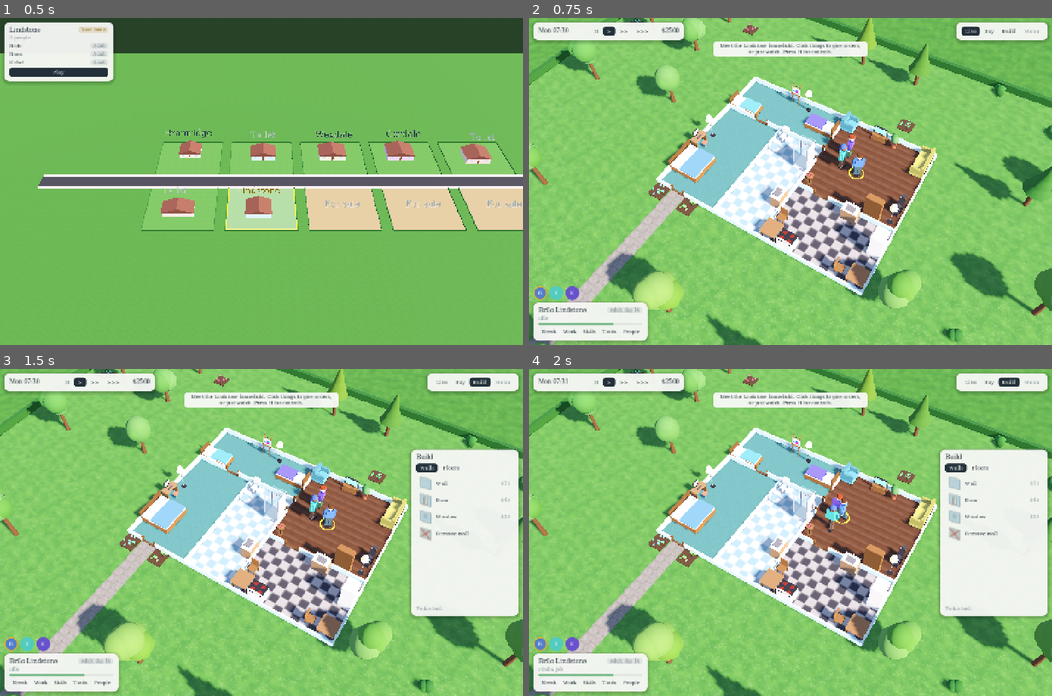
Above: before the commit, frames 1-4 (two rows, left to right).
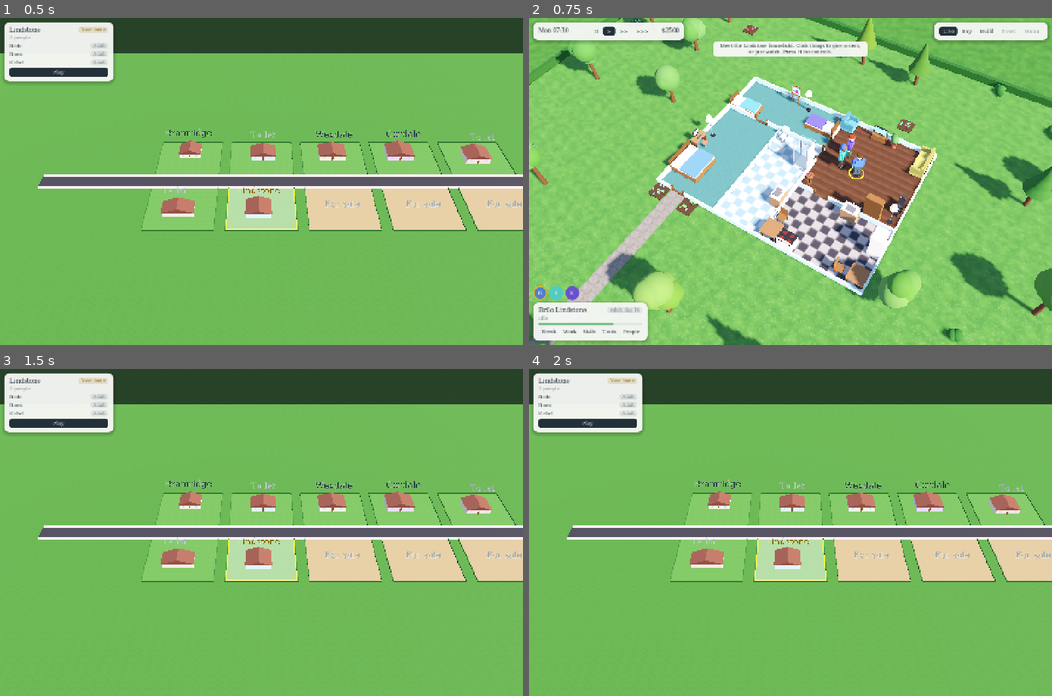
Above: after the commit, the same moments.

Repository: qmzpalgh/the-people
Game: Godot game, scene res://main.tscn
The game is run twice, just before and just after one commit, with the same random seed, the same clock (stepped at 60 frames per second) and the same inputs.
Inputs (mouse positions are in pixels of both pictures, inside the frame that each line leads up to):
- Up to frame 1 (0.5 s): no input
- Up to frame 2 (0.75 s): click "Play" at 0.5 s
- Up to frame 3 (1.5 s): click (481, 382) at 1.25 s, where only the run after the commit has a clickable "Town"
- Up to frame 4 (2 s): no input

Frame 1 is identical in both runs. In frame 2, 0.4% of the frame differs, in the area x 77-93%, y 1-8%; in frame 3, 67%, in the area x 0-100%, y 0-100%; in frame 4, 67%.

Commit message:
T6: Town button and T key save and return to the town, drawn fresh
Co-Authored-By: Claude Sonnet 5.5 <noreply@anthropic.com>

Diff:
--- a/scripts/main.gd
+++ b/scripts/main.gd
@@ -184,6 +184,8 @@
 		# A normal launch opens on the town. TP_BOOT lets a test run do the same.
 		town_view.open_home()
 		set_screen("town")
+	if OS.has_environment("TP_TOWN_TRIP"):
+		add_child(TownTrip.new(self))
 
 
 func _make_person(id: int, sv: int, fam: String, hh: Household, spec := {}) -> Person:
@@ -653,6 +655,17 @@
 		p.loop_p.stream_paused = s == 0
 
 
+## Leaves the lot for the town: a quiet save, Buy or Build put away, and the town drawn
+## again from the record, so it shows what play has changed.
+func go_town() -> void:
+	if screen == "town":
+		return
+	set_mode("live")
+	save_game(true)
+	town_view.refresh()
+	set_screen("town")
+
+
 ## Lists what each screen shows: the lot with its HUD and camera, and the town view with its
 ## own camera.
 func _build_screens() -> void:
@@ -865,6 +878,7 @@
 			KEY_R: buy_rot = (buy_rot + 1) % 4
 			KEY_F: toggle_walls()
 			KEY_H: ui.toggle_help()
+			KEY_T: go_town()
 			KEY_M: sfx.set_muted(not sfx.muted)
 			KEY_F5: save_game()
 			KEY_F9: load_game()
--- /dev/null
+++ b/scripts/town_trip.gd
@@ -0,0 +1,33 @@
+class_name TownTrip
+extends Node
+## Test driver for TP_TOWN_TRIP: from the lot, goes to the town through the Town button's
+## callback, waits, comes back through Play, and prints what the game looked like on each
+## side so the two can be compared.
+
+var game: Node
+var _f := 0
+var _before := ""
+
+
+func _init(g: Node = null) -> void:
+	game = g
+
+
+func _record() -> String:
+	var folk: Array = game.people.map(func(p): return "%s@%s" % [p.pname, p.tile])
+	return "minutes %.3f money %d people %s" % [game.minutes, game.households[0].money, folk]
+
+
+func _process(_dt: float) -> void:
+	_f += 1
+	if _f == 30:
+		_before = _record()
+		print("trip before: ", _before)
+		game.go_town()
+	elif _f == 60:
+		print("trip in town: screen ", game.screen, ", speed ", game.speed, ", card ", game.town_view.hud.title)
+		game.town_view.hud.play_btn.pressed.emit()
+		var after := _record()
+		print("trip after:  ", after)
+		print("trip same: ", after == _before, ", screen ", game.screen, ", speed ", game.speed)
+		print("trip save file exists: ", FileAccess.file_exists(game.save_path), " (", game.save_path, ")")
--- a/scripts/town_view.gd
+++ b/scripts/town_view.gd
@@ -29,26 +29,36 @@
 
 
 func _ready() -> void:
-	var cols := ceili(town.lots.size() / float(BOTH))
-	var length := cols * PITCH
+	hud = UITown.new(game)
+	add_child(hud)
+	cam = Cam.new()
+	cam.yaw = 0.0
+	cam.pitch = 0.75
+	cam.max_dist = 260.0
+	cam.min_pos = Vector2(-20.0, -40.0)
+	add_child(cam)
+	_build()
+	var length := _length()
+	cam.dist = clampf(length * 1.3, 60.0, 250.0)
+	cam.position = Vector3(length / 2.0 - PITCH / 2.0, 0, 0)
+
+
+func _length() -> float:
+	return ceili(town.lots.size() / float(BOTH)) * PITCH
+
+
+## Draws the street, the plates, the houses and the labels from the town record and the
+## worlds as they are now.
+func _build() -> void:
+	var length := _length()
 	var mid := length / 2.0 - PITCH / 2.0
 	_street(length, mid)
-	hud = UITown.new(game)
-	add_child(hud)
 	_hover_n = _marker(Color(UI.GOLD, 0.15))
 	_pick_n = _marker(Color(1, 1, 1, 0.3))
 	_home_n = _ring(UI.GOLD)
 	for l in town.lots:
 		_plate(l)
-	cam = Cam.new()
-	cam.yaw = 0.0
-	cam.pitch = 0.75
-	cam.dist = clampf(length * 1.3, 60.0, 250.0)
-	cam.max_dist = 260.0
-	cam.min_pos = Vector2(-20.0, -40.0)
 	cam.max_pos = Vector2(length, 40.0)
-	add_child(cam)
-	cam.position = Vector3(mid, 0, 0)
 	if OS.has_environment("TP_SHOT"):
 		for id in houses:
 			var h: Node3D = houses[id]
@@ -56,6 +66,21 @@
 			var bd: float = (h.get_child(0) as MeshInstance3D).mesh.size.z
 			print("lot %d side %s: house front to road edge %.1f, back to far edge %.1f" % [id, "S" if g.z > 0 else "N", absf(g.z) - ROAD / 2.0 - WALK - bd / 2.0, World.H - (absf(g.z) - ROAD / 2.0 - WALK) - bd / 2.0])
 		print("town view: %d plates for %d lots, %d houses for %d home and vacant lots" % [plates.size(), town.lots.size(), houses.size(), town.lots.filter(func(l): return l["kind"] != "empty").size()])
+
+
+## Draws the town again, so it matches the record and the worlds, and opens the player's
+## card. The camera stays where it is.
+func refresh() -> void:
+	for c in get_children():
+		if c != hud and c != cam:
+			c.free()
+	plates.clear()
+	houses.clear()
+	labels.clear()
+	hover = -1
+	picked = -1
+	_build()
+	open_home()
 
 
 ## A flat tint the size of a lot, moved onto the lot that is hovered or picked.
--- a/scripts/ui.gd
+++ b/scripts/ui.gd
@@ -21,7 +21,7 @@
 	["Right-click or Esc", "Put the current tool away"], ["W A S D", "Move the camera"],
 	["Q / E, middle-drag", "Turn the camera"], ["Mouse wheel", "Zoom"], ["Tab", "Next household member"],
 	["Space, 1 2 3", "Pause and speed"], ["R", "Rotate furniture"], ["F", "Walls up or down"],
-	["F5 / F9", "Save / load"], ["H", "Show or hide this list"],
+	["T", "Back to the town"], ["F5 / F9", "Save / load"], ["H", "Show or hide this list"],
 ]
 
 var game
@@ -103,6 +103,8 @@
 	var trh := _hbox(tr, 2)
 	for m in ["live", "buy", "build"]:
 		mode_btns[m] = _seg(trh, m.capitalize(), game.set_mode.bind(m))
+	var tb := _btn(trh, "Town", game.go_town)
+	tb.add_theme_color_override("font_color", MUTED)
 	var mb := _btn(trh, "Menu", _open_options)
 	mb.add_theme_color_override("font_color", MUTED)
 
Not shown, added: scripts/town_trip.gd.uid
